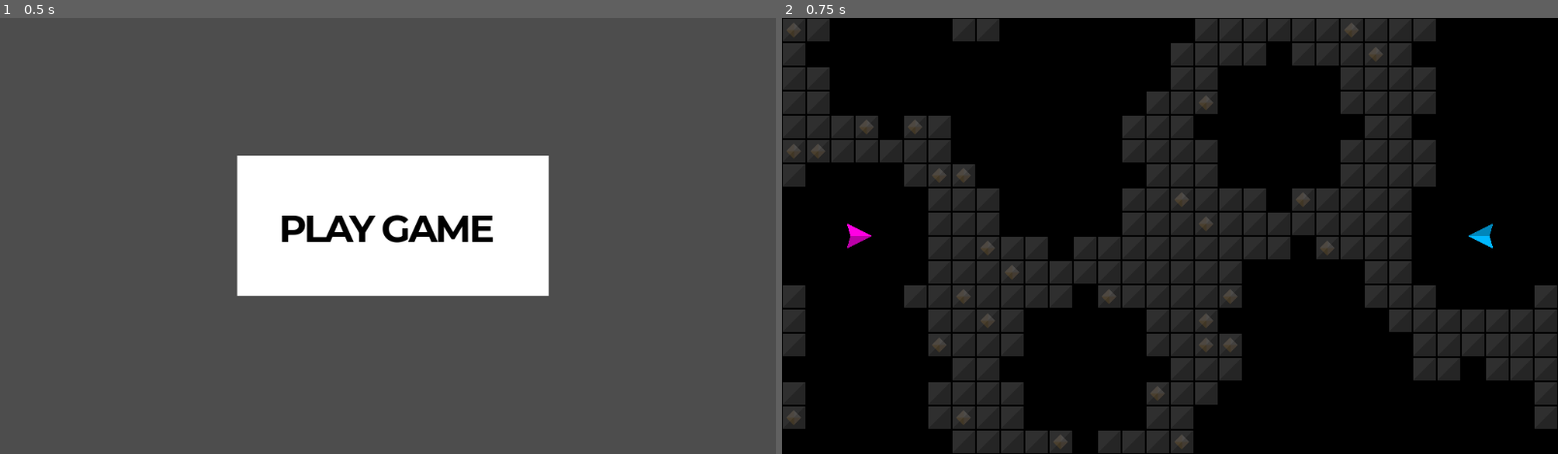
Above: before the commit, frames 1-2 (left to right).
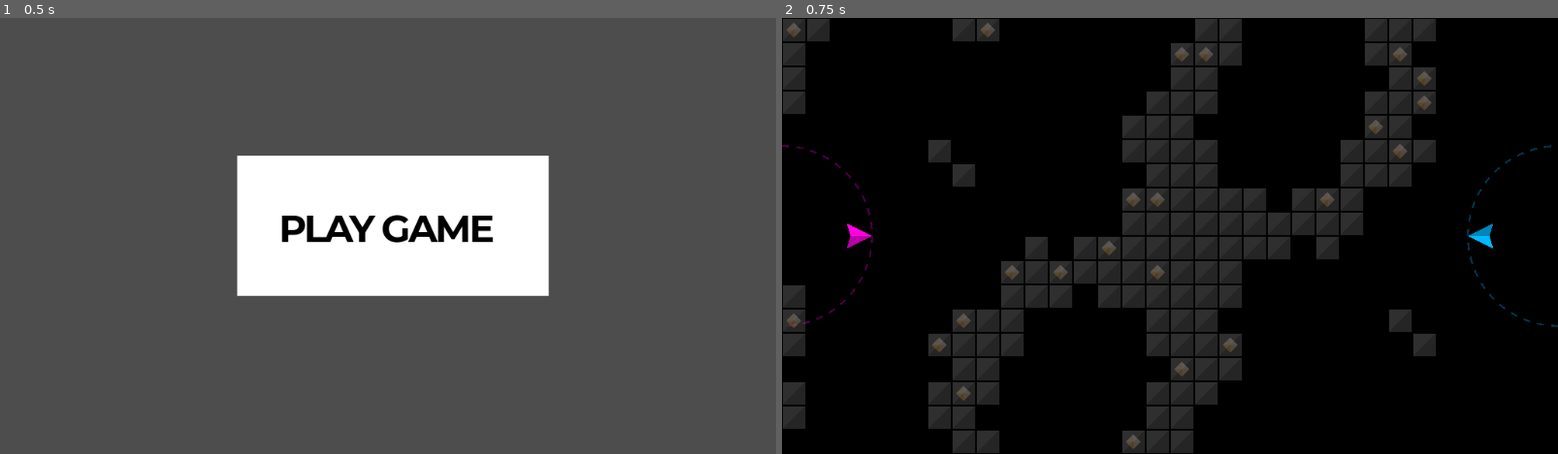
Above: after the commit, the same moments.

Repository: outrightmental/Blockbusters
Game: Godot game, scene res://scenes/main.tscn
Same seed, same stepped clock (60 frames per second), same inputs: the game is played once before the commit and once after it.
Inputs (mouse positions are in pixels of both pictures, inside the frame that each line leads up to):
- Up to frame 1 (0.5 s): no input
- Up to frame 2 (0.75 s): click (1177, 222) at 0.5 s

Frame 1 is identical in both runs. In frame 2, 14% of the frame differs, in the area x 0-100%, y 0-100%.

Commit message:
checkpoint

Diff:
--- a/models/block/block.gd
+++ b/models/block/block.gd
@@ -3,7 +3,7 @@
 
 # Constants
 const BREAK_APART_VELOCITY: int = 50
-const INNER_GEM_ALPHA           = 0.2
+const INNER_GEM_ALPHA: float    = 0.3
 # Variables
 var gem: Node = null
 
--- a/models/ship/home.tscn
+++ b/models/ship/home.tscn
@@ -13,7 +13,7 @@
 shader_parameter/phase = 0.0
 
 [sub_resource type="CircleShape2D" id="CircleShape2D_3kla8"]
-radius = 120.0
+radius = 100.0
 
 [node name="Home" type="Node2D"]
 script = ExtResource("1_3kla8")
--- a/scenes/play_game.gd
+++ b/scenes/play_game.gd
@@ -12,7 +12,7 @@
 const GRID_COLS: int                   = 32
 const GRID_ROWS: int                   = 18
 const BLOCK_SHIP_CLEARANCE_RADIUS: int = 100
-const GAP_COUNT: int                   = 8
+const GAP_COUNT: int                   = 12
 var grid: Dictionary                   = {}
 
 
@@ -21,8 +21,8 @@
 	var viewport_size: Vector2 = get_viewport().get_visible_rect().size
 	var player_ship_1: Ship    = _spawn_player_ship(1, Vector2(viewport_size.x * 0.1, viewport_size.y * 0.5), 0)
 	var player_ship_2: Ship    = _spawn_player_ship(2, Vector2(viewport_size.x * 0.9, viewport_size.y * 0.5), PI)
-	_spawn_player_home(1, Vector2(viewport_size.x * 0.1, viewport_size.y * 0.5), 0)
-	_spawn_player_home(2, Vector2(viewport_size.x * 0.9, viewport_size.y * 0.5), PI)
+	_spawn_player_home(1, Vector2(0, viewport_size.y * 0.5), 0)
+	_spawn_player_home(2, Vector2(viewport_size.x, viewport_size.y * 0.5), PI)
 
 	# Randomly pick locations for 3 gaps
 	var gap_positions: Array[Vector2] = [player_ship_1.position, player_ship_2.position]
--- a/scenes/play_game.tscn
+++ b/scenes/play_game.tscn
@@ -32,6 +32,7 @@
 shape = SubResource("RectangleShape2D_xet8o")
 
 [node name="ColorRect" type="ColorRect" parent="."]
+z_index = -10
 offset_right = 1024.0
 offset_bottom = 576.0
 color = Color(0, 0, 0, 1)
